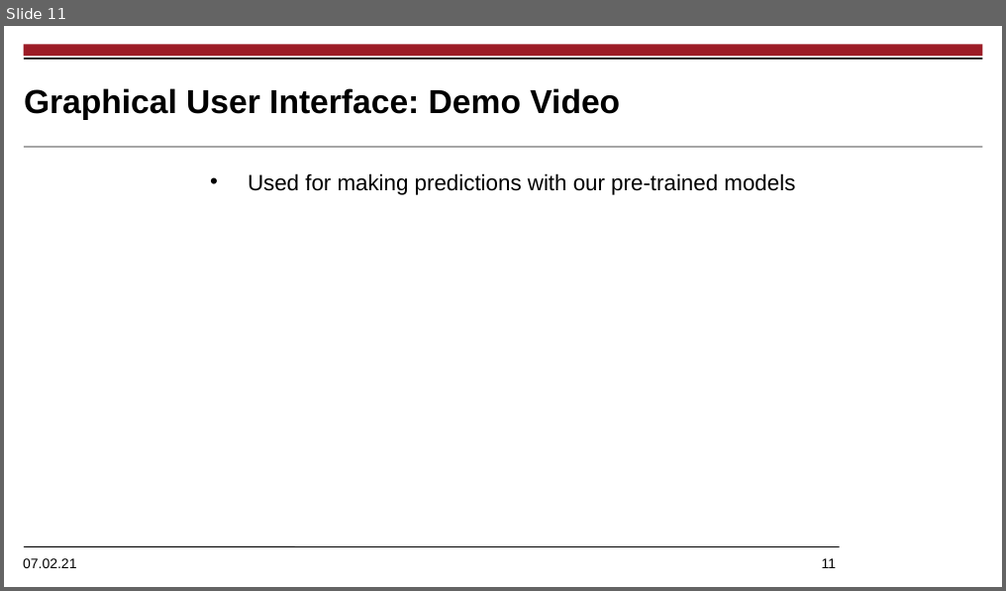
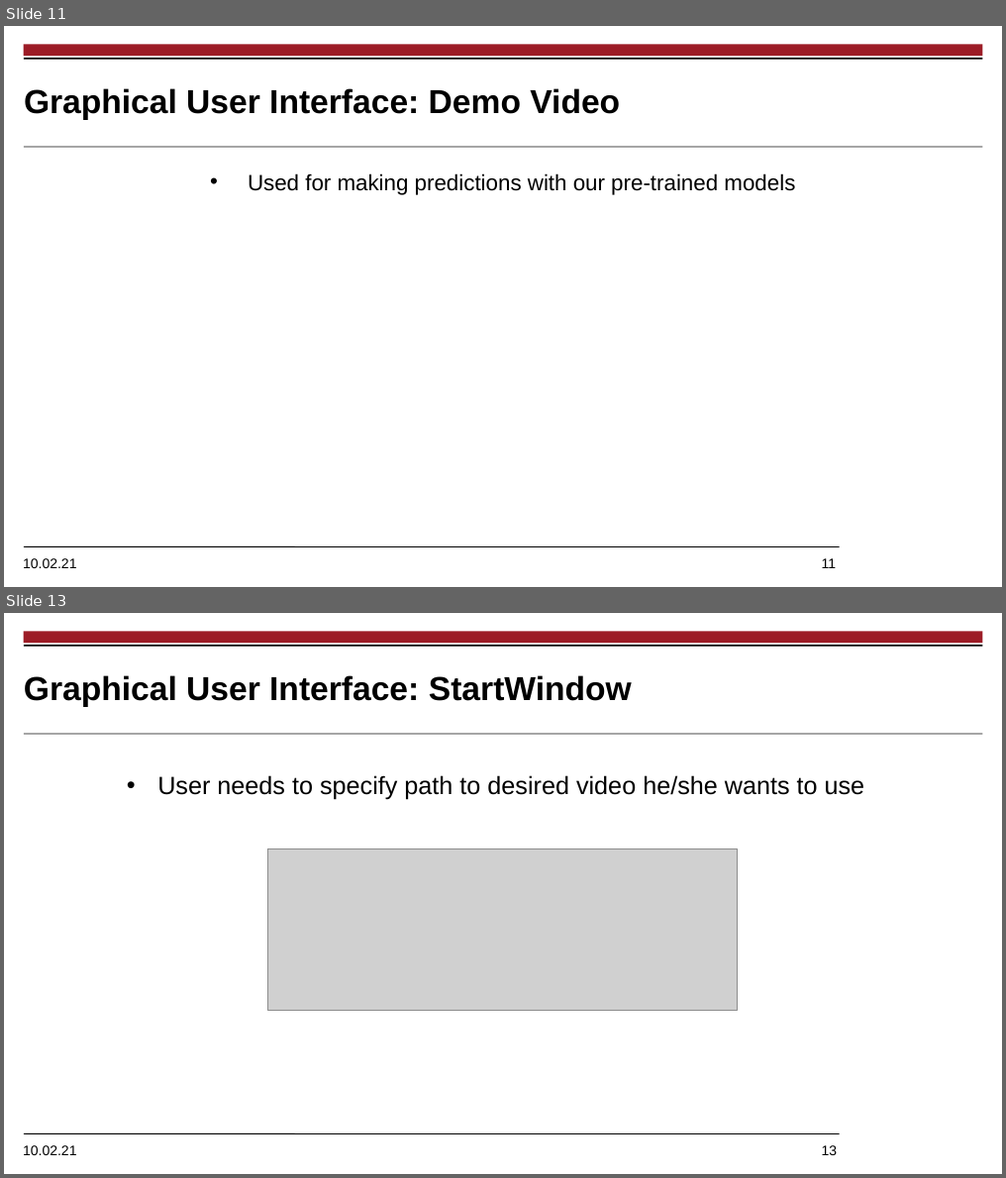
Before and after one commit to amrane99/CAI-Classification, a slide deck: docs/presentation/SurgeryRecognitionTool.pptx. Shown one above the other, each under a label of ours: slide 11 before the commit, slides 11 and 13 after it; the slides between them are not shown. The pictures are 1006x591 and 1006x1178 pixels, drawn with LibreOffice and Linux fonts; fonts in the diff are those of the drawing; grey boxes stand for pictures; background and template pictures are left out. Boxes give left, top, right and bottom in pixels: in the first picture for what was removed or moved away, otherwise in the second. Text is boxed around its words. In the diff, an @@ line names an element or a change of style, - is before the commit and + after.

Commit message:
Changed GUI window name, continued presentation.

```diff
--- a/docs/presentation/SurgeryRecognitionTool.pptx
+++ b/docs/presentation/SurgeryRecognitionTool.pptx
@@ slide 13 added at <box>4,613,1002,1174</box>, background #FFFFFF; not listed: 5 template elements that a slide beside it also shows @@
@@ title added at <box>24,675,632,707</box>, 24 pt, text #000000, bold @@
+Graphical User Interface: StartWindow
@@ text added at <box>157,775,865,800</box>, 18 pt, text #000000 @@
+• User needs to specify path to desired video he/she wants to use
@@ picture added at <box>268,849,738,1010</box> @@
@@ text at <box>23,559,836,569</box>: text changed @@
-07.02.21 11
+10.02.21 11
```
Also in this commit, not shown: 10 other slides added, 3 slides removed, 20 other files.
